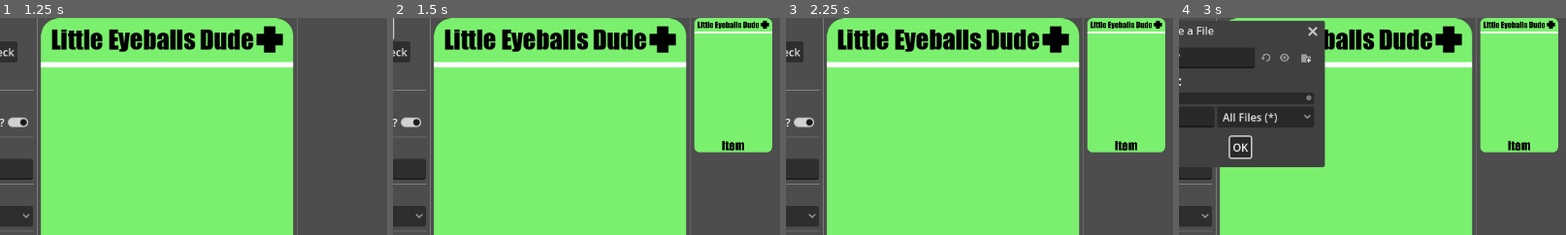
Above: before the commit, frames 1-4 (left to right).
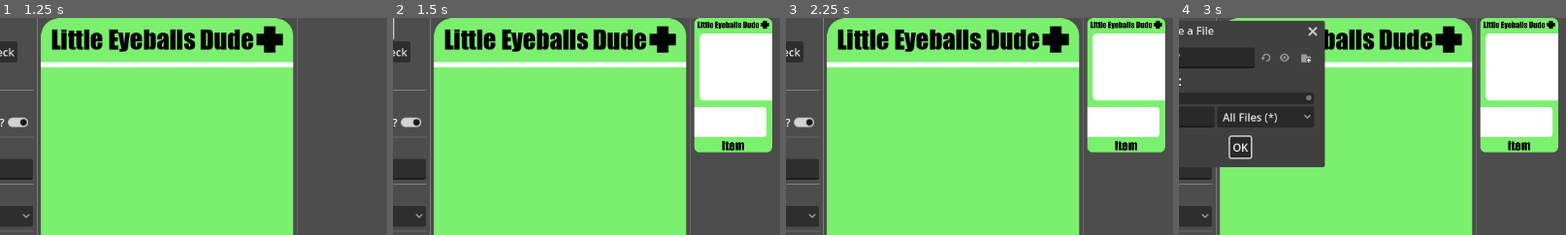
Above: after the commit, the same moments.

Repository: Pairjax/SCPCardEditor
Game: Godot game, scene res://Scenes/card_editor.tscn
The game is run twice, just before and just after one commit, with the same random seed, the same clock (stepped at 60 frames per second) and the same inputs.
Inputs:
- Up to frame 1 (1.25 s): click "Export Card" at 0.5 s
- Up to frame 2 (1.5 s): click "Add Card" at 1.25 s
- Up to frame 3 (2.25 s): click "Bulk Export Cards" at 2 s
- Up to frame 4 (3 s): click "Export Deck" at 2.75 s
The pictures show only the part of the screen within x 16-66%, y 0-50%; the shares and areas given below are measured in that part.

Frame 1 is identical in both runs. In frame 2, 8.6% of the frame differs, in the area x 77-98%, y 6-55%; in frame 3, 8.6%; in frame 4, 8.6%.
Error before the commit: Invalid access to property or key 'data' on a base object of type 'Nil'. (res://Scripts/Card.gd:125)

Commit message:
Export & Import Completed
- Fixed issues with exporting (turns out @export is very important for resources!)
- Fixed resources being improperly shared between cards.

Diff:
--- a/Scripts/Card.gd
+++ b/Scripts/Card.gd
@@ -120,18 +120,26 @@
 	cardData.require_class = require_class
 	class_icon.visible = require_class
 
-func copy(card: Card):
-	var card_data = card.cardData
-	card_data.card_base_data = card.current_base.data
+func forward_base_data():
+	if current_base == null:
+		return
 
-	on_class_change(card_data.card_class)
-	on_base_change(card_data.card_base)
-	set_card_name(card_data.card_title)
-	set_require_class(card_data.require_class)
+	cardData.card_base_data = current_base.data
+
+func copy(_card_data: CardDataComponent):
+	cardData = _card_data.duplicate(true)
+
+	on_class_change(cardData.card_class)
+	on_base_change(cardData.card_base)
+	set_card_name(cardData.card_title)
+	set_require_class(cardData.require_class)
+
+	if current_base == null:
+		return
 
 	# Expects a valid card base node & card base resource
 	if current_base.has_method("copy"):
-		current_base.copy(card_data.card_base_data)
+		current_base.copy(cardData.card_base_data)
 
 	if current_base.has_method("toggle_hologram"):
 		current_base.toggle_hologram(false) # Disables all holograms
--- a/Scripts/Editor/AddCardButton.gd
+++ b/Scripts/Editor/AddCardButton.gd
@@ -25,5 +25,6 @@
 
 	if !ready_card: return
 
-	ready_card.copy(card_of_hologram)
+	card_of_hologram.forward_base_data()
+	ready_card.copy(card_of_hologram.cardData)
 	ready_card.set_edit_mode(false)
--- a/Scripts/Editor/Dialogs/ExportDeckDialog.gd
+++ b/Scripts/Editor/Dialogs/ExportDeckDialog.gd
@@ -6,7 +6,7 @@
 	deck = _deck
 
 func _on_file_selected(path):
-	var error = ResourceSaver.save(deck, path)
+	var error = ResourceSaver.save(deck, path, ResourceSaver.FLAG_CHANGE_PATH)
 
 	if error:
 		printerr(error)
--- a/Scripts/Resources/ActionDataComponent.gd
+++ b/Scripts/Resources/ActionDataComponent.gd
@@ -1,14 +1,14 @@
 extends Resource
 class_name ActionDataComponent
 
-var type: ActionType
+@export var type: ActionType
 
-var description: String
-var description_size: int
+@export var description: String
+@export var description_size: int
 
-var hasIconBar := true
+@export var hasIconBar := true
 
-var iconBarText: String
+@export var iconBarText: String
 
 enum ActionType {
 	Logistics,
--- a/Scripts/Resources/Deck.gd
+++ b/Scripts/Resources/Deck.gd
@@ -1,4 +1,4 @@
 extends Resource
 class_name Deck
 
-var cards: Array[CardDataComponent]
+@export var cards: Array[CardDataComponent]
